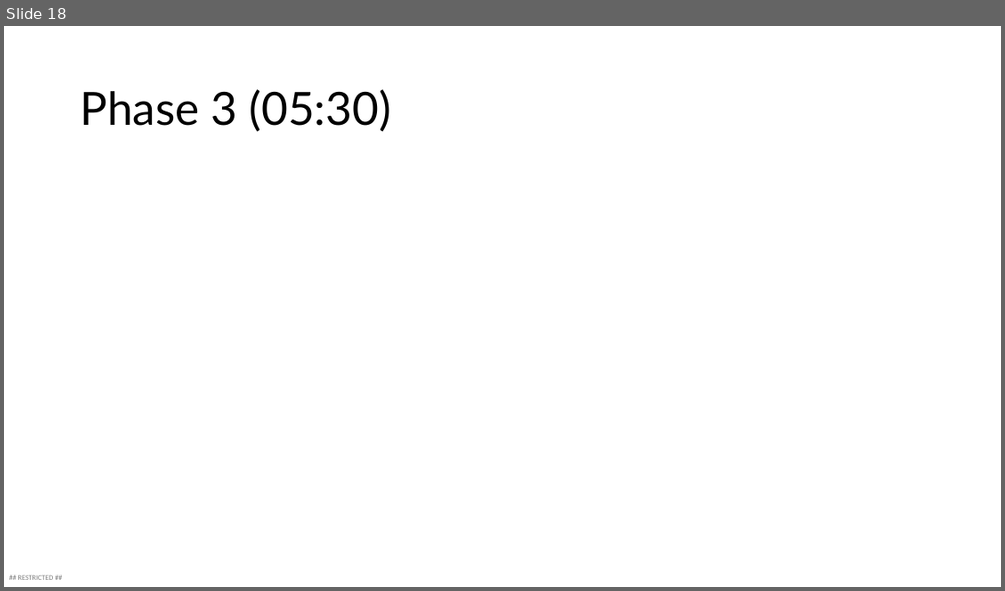
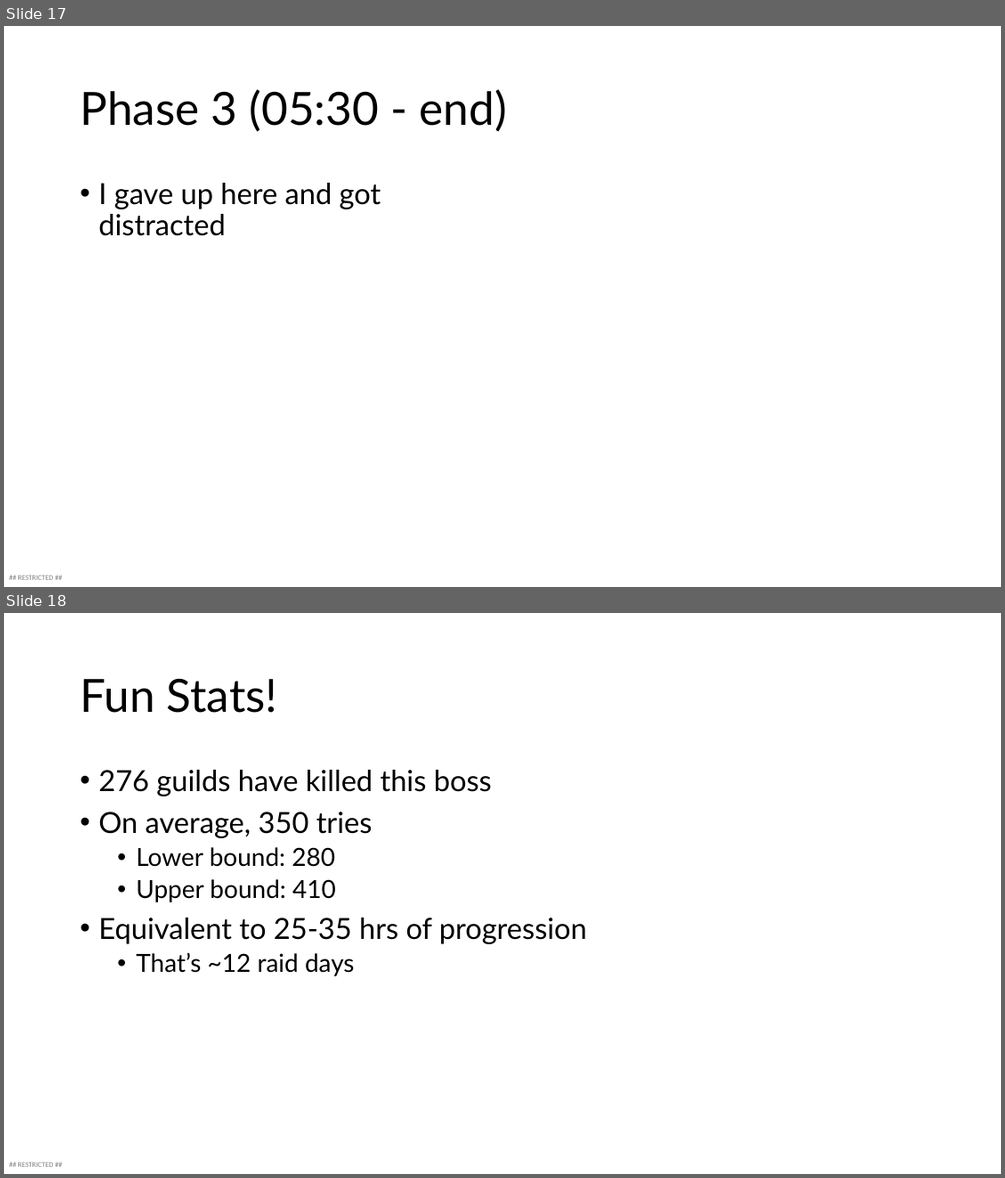
Before and after one commit to kuehbiko/test1, a slide deck: loora.pptx. Shown one above the other, each under a label of ours: slide 18 before the commit, slides 17 and 18 after it. The pictures are 1005x591 and 1005x1178 pixels, drawn with LibreOffice and Linux fonts; fonts in the diff are those of the drawing. Boxes give left, top, right and bottom in pixels: in the first picture for what was removed or moved away, otherwise in the second. Text is boxed around its words. In the diff, an @@ line names an element or a change of style, - is before the commit and + after.

```diff
--- a/loora.pptx
+++ b/loora.pptx
@@ slide 18 added at box(4, 613, 1001, 1174), background #FFFFFF; not listed: 1 template element that a slide beside it also shows @@
@@ title added at box(80, 678, 278, 713), 44 pt, text #000000 @@
+Fun Stats!
@@ text added at box(98, 770, 587, 976), 28 pt, text #000000 @@
+• 276 guilds have killed this boss
+• On average, 350 tries
+  • Lower bound: 280
+  • Upper bound: 410
+• Equivalent to 25-35 hrs of progression
+  • That’s ~12 raid days
@@ what was slide 18 is now slide 17 @@
@@ slide 17 changed as well @@
@@ title at box(80, 89, 507, 132): text changed @@
-Phase 3 (05:30)
+Phase 3 (05:30 - end)
@@ text added at box(98, 183, 381, 236), 28 pt, text #000000 @@
+• I gave up here and got distracted
```
Also in this commit, not shown: 13 other slides changed, 3 other slides added, 5 slides removed.
